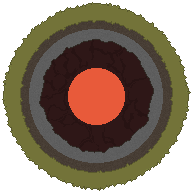
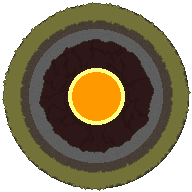
Revision of a layered 192px x 192px image; what changed, layer by layer:
painted on "Center" over 68, 68, 125, 125
painted on "grass" over 21, 21, 172, 172
added layer "Dirt" above "Layer 1" over 5, 5, 189, 189
